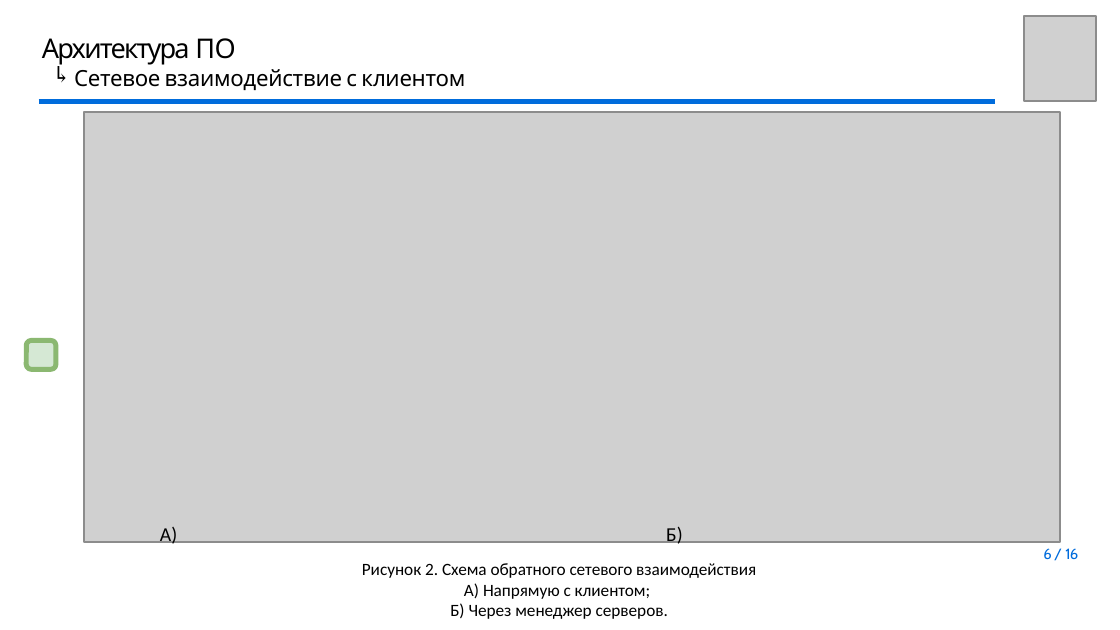
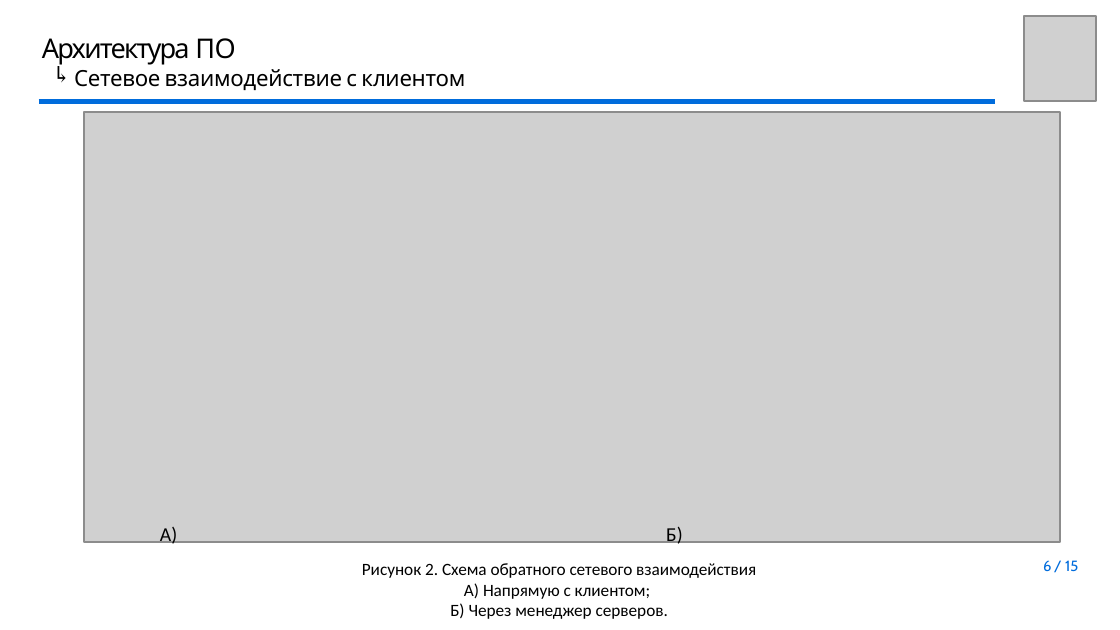
Before and after one commit to youngB0rrov/bmstu_doc, a slide deck: slide 6 of Master/Diploma/presentation/Презентация.pptx. Drawn at 1120x630 pixels with LibreOffice and Linux fonts; fonts in the diff are those of the drawing; grey boxes stand for pictures; background and template pictures are left out. Boxes give left, top, right and bottom in pixels: in the first picture for what was removed or moved away, otherwise in the second. Text is boxed around its words. In the diff, an @@ line names an element or a change of style, - is before the commit and + after.

```diff
--- a/Master/Diploma/presentation/Презентация.pptx
+++ b/Master/Diploma/presentation/Презентация.pptx
@@ rounded rectangle removed at (27, 341, 57, 369) @@
@@ page number at (1043, 560, 1078, 572): text changed @@
-6 / 16
+6 / 15
```
Also in this commit, not shown: 7 other slides changed, 1 slide added, 3 other files.
